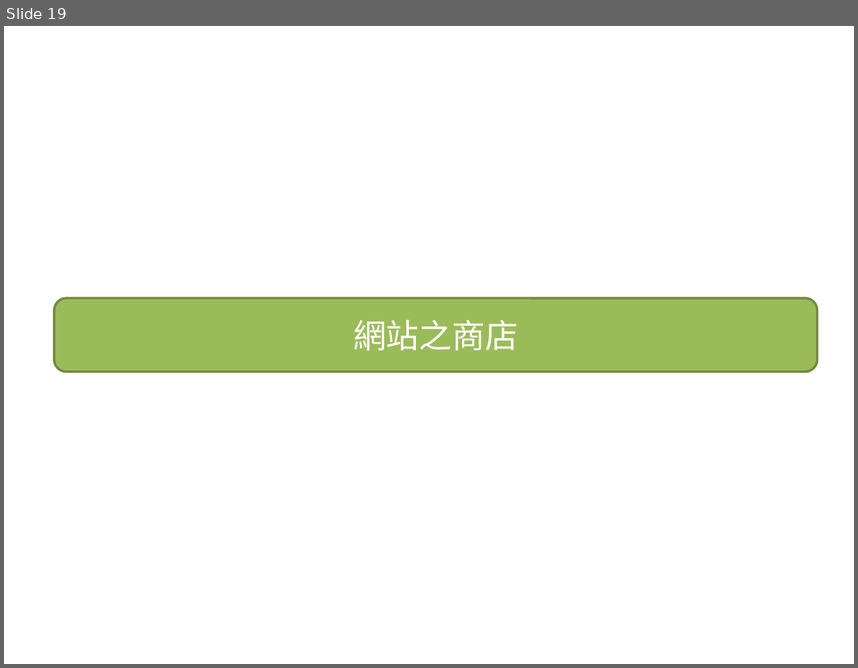
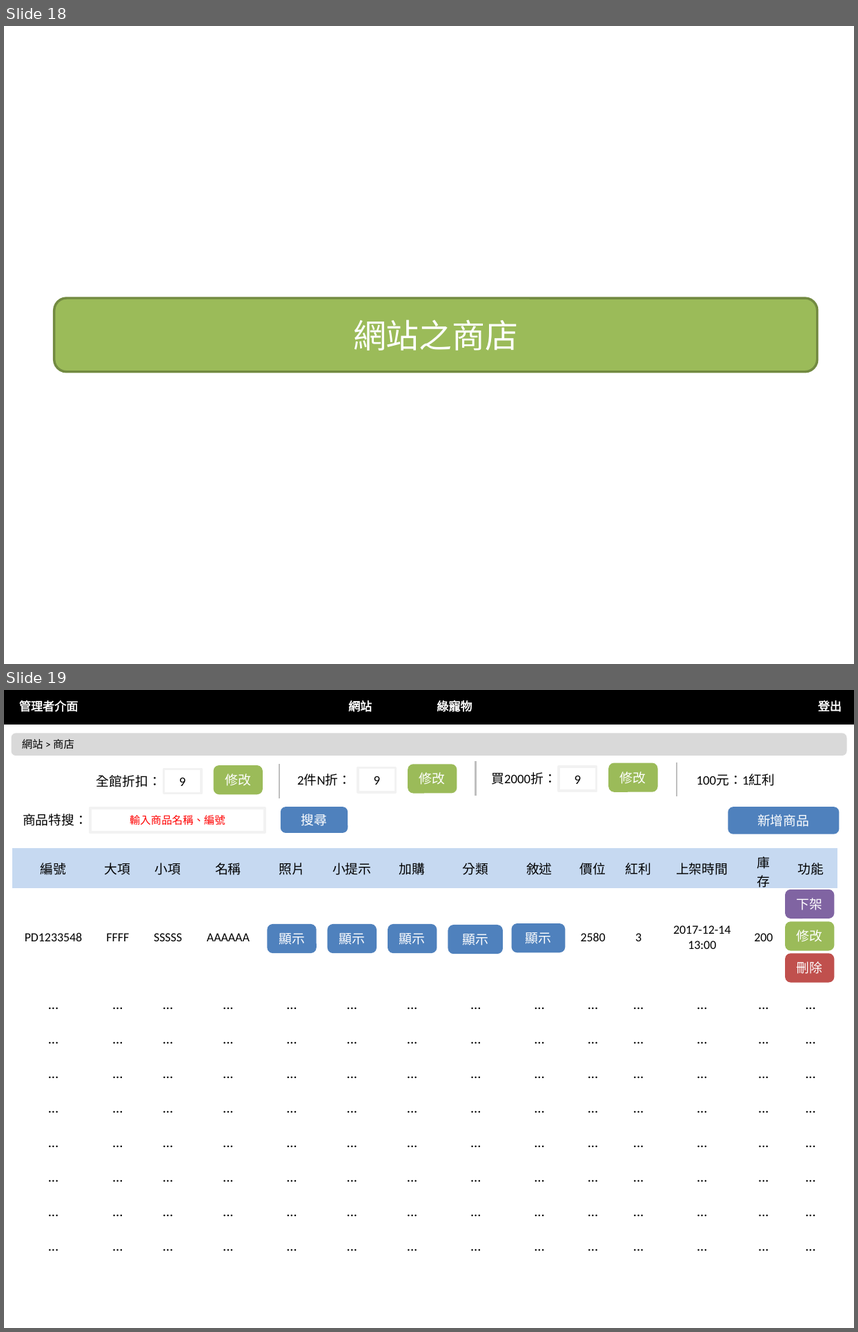
Before and after one commit to nexstar/XMind, a slide deck: 最終後台版型.pptx. Shown one above the other, each under a label of ours: slide 19 before the commit, slides 18 and 19 after it. The pictures are 858x668 and 858x1332 pixels, drawn with LibreOffice and Linux fonts; fonts in the diff are those of the drawing. Boxes give left, top, right and bottom in pixels: in the first picture for what was removed or moved away, otherwise in the second. Text is boxed around its words. In the diff, an @@ line names an element or a change of style, - is before the commit and + after.

Commit message:
商品修改要追

```diff
--- a/最終後台版型.pptx
+++ b/最終後台版型.pptx
@@ slide 19 added at bbox=[4, 690, 854, 1328], background #FFFFFF @@
@@ rectangle added at bbox=[4, 690, 854, 723], fill #000000, outline #000000 2 pt @@
@@ text added at bbox=[19, 700, 78, 712], 10 pt, text #FFFFFF @@
+管理者介面
@@ text added at bbox=[348, 700, 372, 712], 10 pt, text #FFFFFF @@
+網站
@@ text added at bbox=[437, 698, 473, 714], 10 pt, text #FFFFFF @@
+綠寵物
@@ text added at bbox=[818, 700, 842, 712], 10 pt, text #FFFFFF @@
+登出
@@ rounded rectangle added at bbox=[12, 734, 846, 755], fill #D9D9D9, outline #D9D9D9 2 pt, 9 pt, text #000000 @@
+網站 > 商店
@@ rectangle added at bbox=[164, 769, 201, 793], fill #FFFFFF, outline #F2F2F2 2 pt, 11 pt, text #000000 @@
+9
@@ rounded rectangle added at bbox=[215, 767, 261, 793], fill #9BBB59, outline #9BBB59 2 pt, 11 pt, text #FFFFFF @@
+修改
@@ line added from (279, 764) to (279, 798), #BFBFBF 1.5 pt @@
@@ rectangle added at bbox=[359, 767, 396, 792], fill #FFFFFF, outline #F2F2F2 2 pt, 11 pt, text #000000 @@
+9
@@ rounded rectangle added at bbox=[408, 766, 455, 792], fill #9BBB59, outline #9BBB59 2 pt, 11 pt, text #FFFFFF @@
+修改
@@ line added from (476, 761) to (476, 796), #BFBFBF 1.5 pt @@
@@ text added at bbox=[491, 772, 557, 785], 11 pt, text #000000 @@
+買2000折：
@@ rectangle added at bbox=[559, 767, 597, 791], fill #FFFFFF, outline #F2F2F2 2 pt, 11 pt, text #000000 @@
+9
@@ rounded rectangle added at bbox=[610, 764, 657, 790], fill #9BBB59, outline #9BBB59 2 pt, 11 pt, text #FFFFFF @@
+修改
@@ line added from (677, 762) to (677, 796), #BFBFBF 1.5 pt @@
@@ text added at bbox=[96, 775, 161, 787], 11 pt, text #000000 @@
+全館折扣：
@@ text added at bbox=[297, 774, 351, 786], 11 pt, text #000000 @@
+2件N折：
@@ text added at bbox=[697, 774, 775, 786], 11 pt, text #000000 @@
+100元：1紅利
@@ text added at bbox=[23, 814, 87, 826], 11 pt, text #000000 @@
+商品特搜：
@@ rectangle added at bbox=[90, 808, 264, 833], fill #FFFFFF, outline #F2F2F2 2 pt, 9 pt, text #FF0000 @@
+輸入商品名稱、編號
@@ rounded rectangle added at bbox=[282, 808, 346, 832], fill #4F81BD, outline #4F81BD 2 pt, 11 pt, text #FFFFFF @@
+搜尋
@@ rounded rectangle added at bbox=[729, 808, 838, 833], fill #4F81BD, outline #4F81BD 2 pt, 11 pt, text #FFFFFF @@
+新增商品
@@ table added at bbox=[12, 848, 837, 1263], 10 rows, 14 columns @@
+編號 | 大項 | 小項 | 名稱 | 照片 | 小提示 | 加購 | 分類 | 敘述 | 價位 | 紅利 | 上架時間 | 庫存 | 功能
+PD1233548 | FFFF | SSSSS | AAAAAA |  |  |  |  |  | 2580 | 3 | 2017-12-14 / 13:00 | 200 | 
+... | ... | ... | ... | ... | ... | ... | ... | ... | ... | ... | ... | ... | ...
+... | ... | ... | ... | ... | ... | ... | ... | ... | ... | ... | ... | ... | ...
+... | ... | ... | ... | ... | ... | ... | ... | ... | ... | ... | ... | ... | ...
+... | ... | ... | ... | ... | ... | ... | ... | ... | ... | ... | ... | ... | ...
+... | ... | ... | ... | ... | ... | ... | ... | ... | ... | ... | ... | ... | ...
+... | ... | ... | ... | ... | ... | ... | ... | ... | ... | ... | ... | ... | ...
+... | ... | ... | ... | ... | ... | ... | ... | ... | ... | ... | ... | ... | ...
+... | ... | ... | ... | ... | ... | ... | ... | ... | ... | ... | ... | ... | ...
@@ rounded rectangle added at bbox=[786, 891, 833, 917], fill #8064A2, outline #8064A2 2 pt, 11 pt, text #FFFFFF @@
+下架
@@ rounded rectangle added at bbox=[268, 925, 315, 952], fill #4F81BD, outline #4F81BD 2 pt, 11 pt, text #FFFFFF @@
+顯示
@@ rounded rectangle added at bbox=[329, 925, 375, 952], fill #4F81BD, outline #4F81BD 2 pt, 11 pt, text #FFFFFF @@
+顯示
@@ rounded rectangle added at bbox=[389, 925, 436, 952], fill #4F81BD, outline #4F81BD 2 pt, 11 pt, text #FFFFFF @@
+顯示
@@ rounded rectangle added at bbox=[450, 925, 502, 952], fill #4F81BD, outline #4F81BD 2 pt, 11 pt, text #FFFFFF @@
+顯示
@@ rounded rectangle added at bbox=[513, 925, 564, 951], fill #4F81BD, outline #4F81BD 2 pt, 11 pt, text #FFFFFF @@
+顯示
@@ rounded rectangle added at bbox=[786, 923, 833, 949], fill #9BBB59, outline #9BBB59 2 pt, 11 pt, text #FFFFFF @@
+修改
@@ rounded rectangle added at bbox=[786, 954, 833, 980], fill #C0504D, outline #C0504D 2 pt, 11 pt, text #FFFFFF @@
+刪除
@@ what was slide 19 is now slide 18 @@
```
Also in this commit, not shown: 1 slide changed, 3 other slides added, 1 slide removed.
